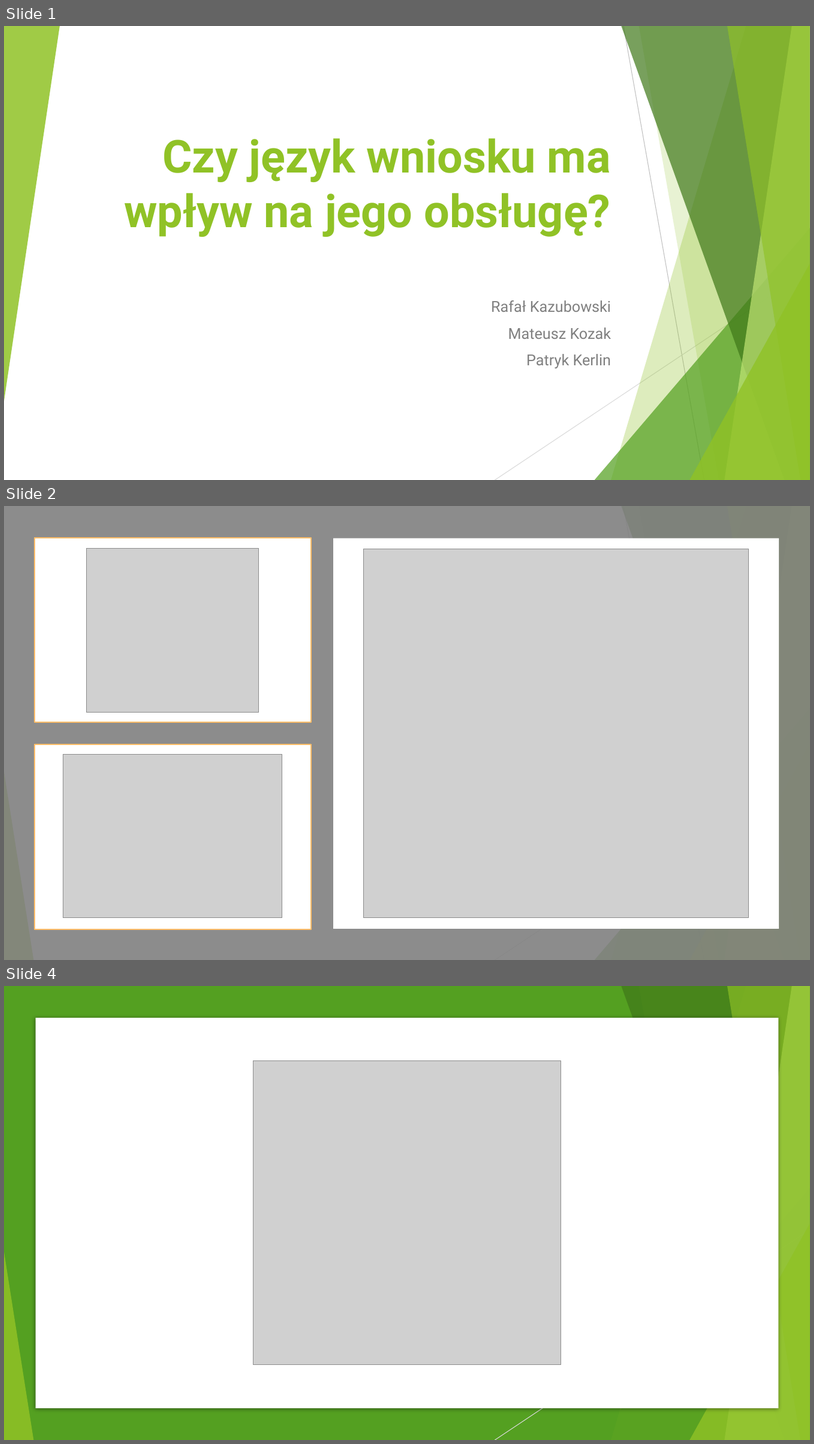
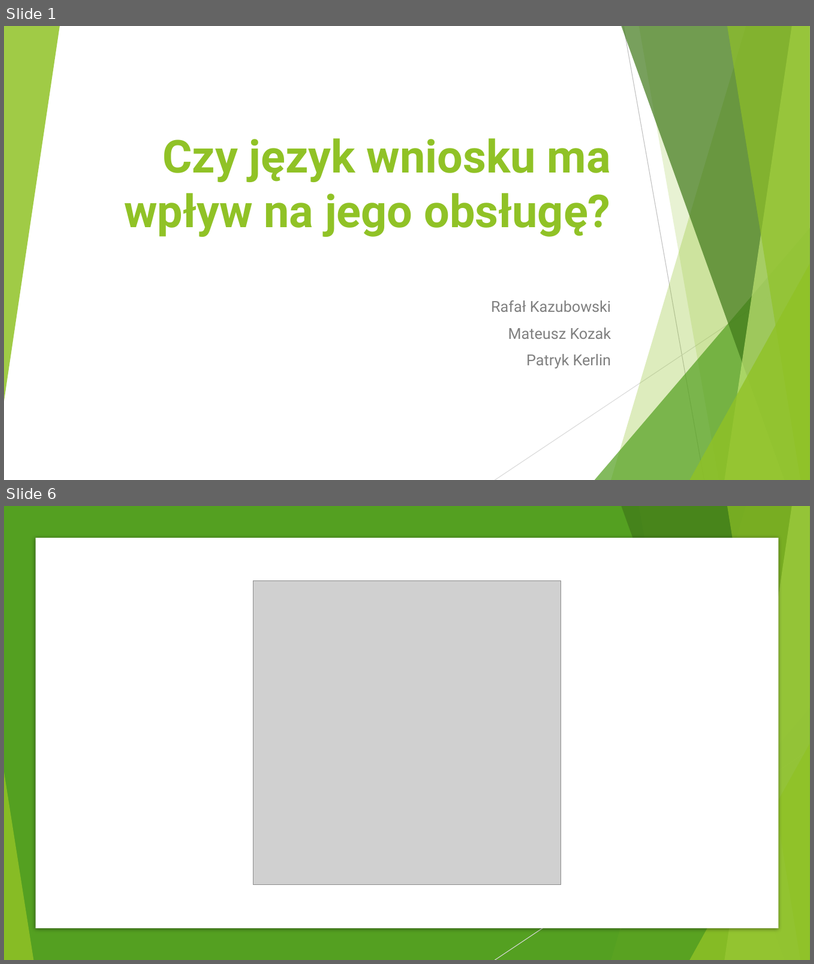
Before and after one commit to infoshareacademy/jdsz3-TeamB, a slide deck: projektsql/Czy język wniosku ma wpływ na jego obsługę.pptx. Shown one above the other, each under a label of ours: slides 1, 2 and 4 before the commit, slides 1 and 6 after it; the slides between them are not shown. The pictures are 814x1444 and 814x964 pixels, drawn with LibreOffice and Linux fonts; fonts in the diff are those of the drawing; grey boxes stand for pictures. Boxes give left, top, right and bottom in pixels: in the first picture for what was removed or moved away, otherwise in the second. Text is boxed around its words. In the diff, an @@ line names an element or a change of style, - is before the commit and + after.

```diff
--- a/projektsql/Czy język wniosku ma wpływ na jego obsługę.pptx
+++ b/projektsql/Czy język wniosku ma wpływ na jego obsługę.pptx
@@ slide 2 removed at (4,506,810,960), background #FFFFFF; not listed: 10 template elements that a slide beside it also shows @@
@@ rectangle removed at (4,506,810,960) @@
@@ rectangle removed at (34,538,311,723) @@
@@ rectangle removed at (333,538,780,928) @@
@@ picture removed at (87,549,258,712) @@
@@ picture removed at (364,549,749,918) @@
@@ rectangle removed at (34,744,311,929) @@
@@ picture removed at (63,754,282,918) @@
@@ what was slide 4 is now slide 6 @@
```
Also in this commit, not shown: 6 slides changed, 5 slides added, 2 other slides removed, 1 other file.
